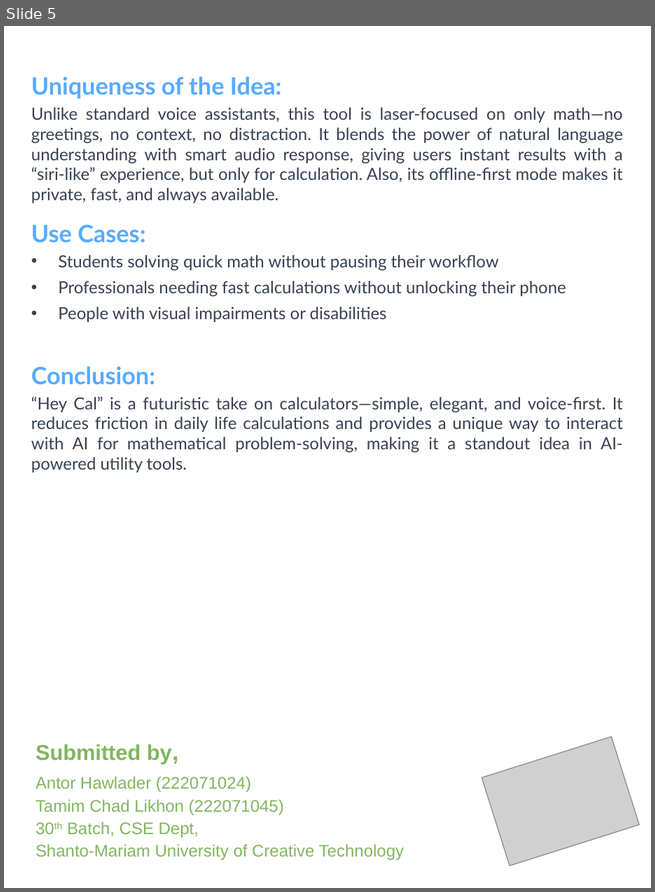
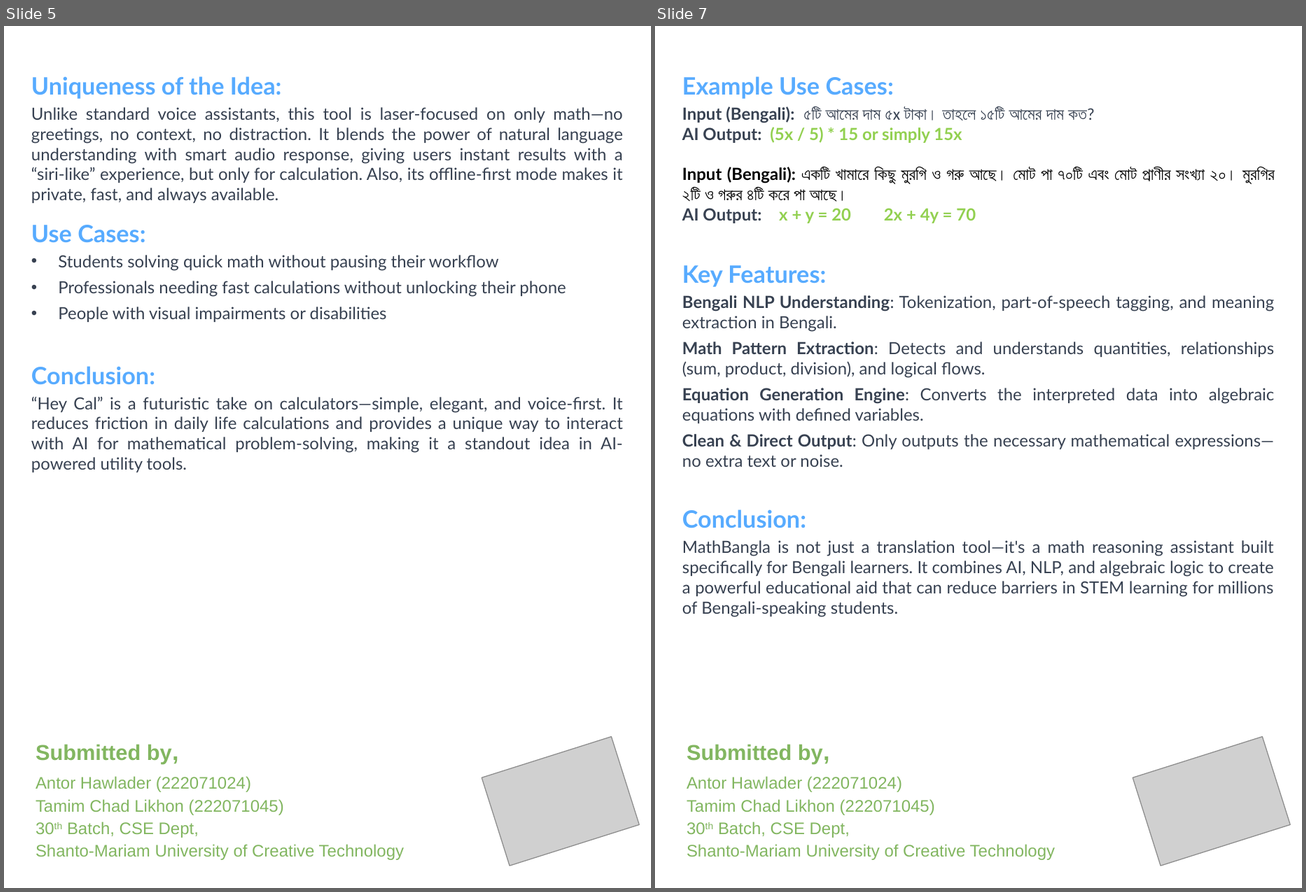
Before and after one commit to AntorPi314/MySave, a slide deck: Lab/AI/AI (Project_Proposal).pptx. Shown side by side, each under a label of ours: slide 5 before the commit, slides 5 and 7 after it; the slides between them are not shown. The pictures are 655x892 and 1306x892 pixels, drawn with LibreOffice and Linux fonts; fonts in the diff are those of the drawing; grey boxes stand for pictures. Boxes give left, top, right and bottom in pixels: in the first picture for what was removed or moved away, otherwise in the second. Text is boxed around its words. In the diff, an @@ line names an element or a change of style, - is before the commit and + after.

```diff
--- a/Lab/AI/AI (Project_Proposal).pptx
+++ b/Lab/AI/AI (Project_Proposal).pptx
@@ slide 7 added at [655,26,1302,888], background #FFFFFF @@
@@ text added at [682,76,1275,223], 14 pt, text #000000 @@
+Example Use Cases:
+Input (Bengali): ৫টি আমের দাম ৫x টাকা। তাহলে ১৫টি আমের দাম কত?
+AI Output: (5x / 5) * 15 or simply 15x
+Input (Bengali): একটি খামারে কিছু মুরগি ও গরু আছে। মোট পা ৭০টি এবং মোট প্রাণীর সংখ্যা ২০। মুরগির ২টি ও গরুর ৪টি করে পা আছে।
+AI Output: x + y = 20 2x + 4y = 70
@@ text added at [682,265,1275,467], 14 pt, text #374151 @@
+Key Features:
+Bengali NLP Understanding: Tokenization, part-of-speech tagging, and meaning extraction in Bengali.
+Math Pattern Extraction: Detects and understands quantities, relationships (sum, product, division), and logical flows.
+Equation Generation Engine: Converts the interpreted data into algebraic equations with defined variables.
+Clean & Direct Output: Only outputs the necessary mathematical expressions—no extra text or noise.
@@ text added at [682,510,1274,618], 14 pt, text #374151 @@
+Conclusion:
+MathBangla is not just a translation tool—it's a math reasoning assistant built specifically for Bengali learners. It combines AI, NLP, and algebraic logic to create a powerful educational aid that can reduce barriers in STEM learning for millions of Bengali-speaking students.
@@ picture added at [1132,736,1290,866] @@
@@ text added at [686,744,1055,860], 14 pt, text #82B660 @@
+Submitted by,
+Antor Hawlader (222071024)
+Tamim Chad Likhon (222071045)
+30th Batch, CSE Dept,
+Shanto-Mariam University of Creative Technology
```
Also in this commit, not shown: 1 other slide added, 1 other file.
